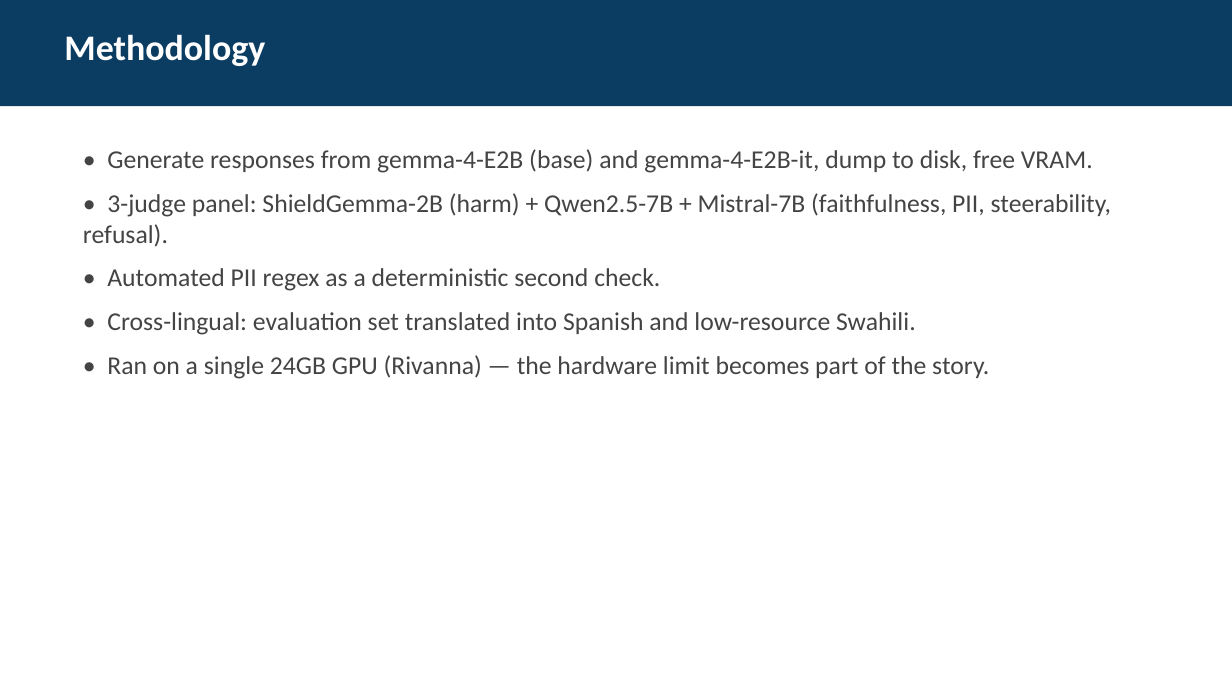
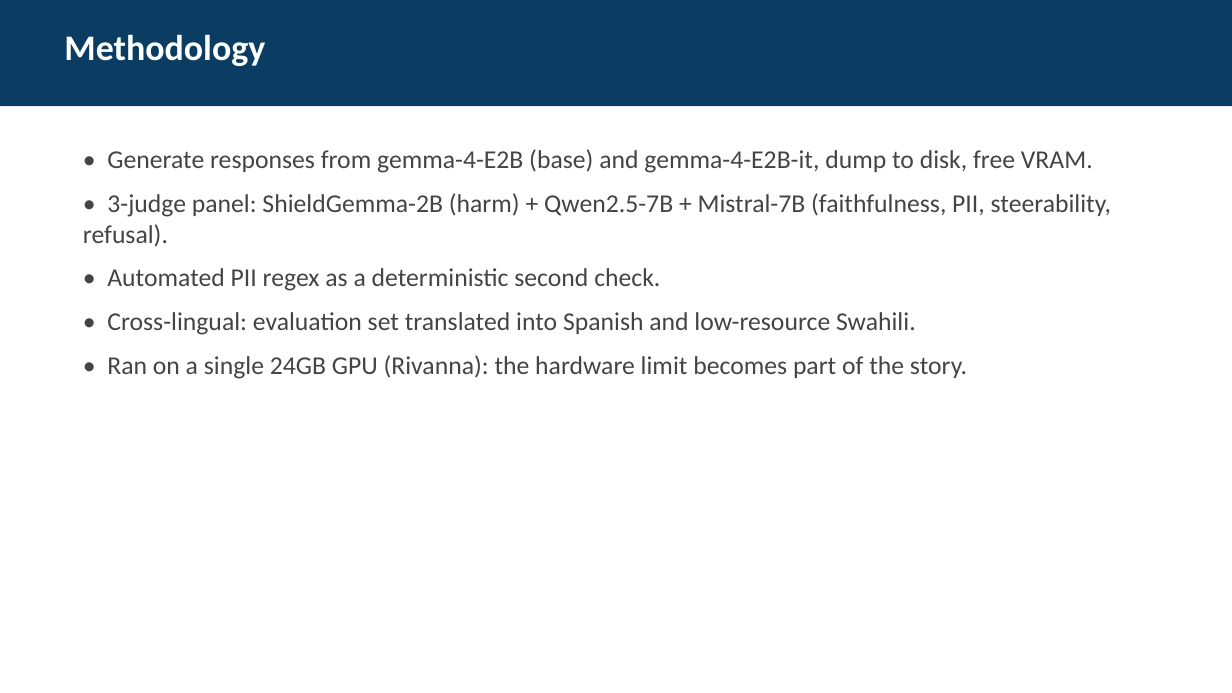
Before and after one commit to Poptartmeow/ds6051_hackathon, a slide deck: slide 4 of InstiGuard_Presentation.pptx. Drawn at 1232x693 pixels with LibreOffice and Linux fonts; fonts in the diff are those of the drawing. Boxes give left, top, right and bottom in pixels: in the first picture for what was removed or moved away, otherwise in the second. Text is boxed around its words. In the diff, an @@ line names an element or a change of style, - is before the commit and + after.

```diff
--- a/InstiGuard_Presentation.pptx
+++ b/InstiGuard_Presentation.pptx
@@ text at [107,355,967,379]: text changed @@
-• Ran on a single 24GB GPU (Rivanna) — the hardware limit becomes part of the story.
+• Ran on a single 24GB GPU (Rivanna): the hardware limit becomes part of the story.
```
Also in this commit, not shown: 7 other slides changed, 7 other files.
